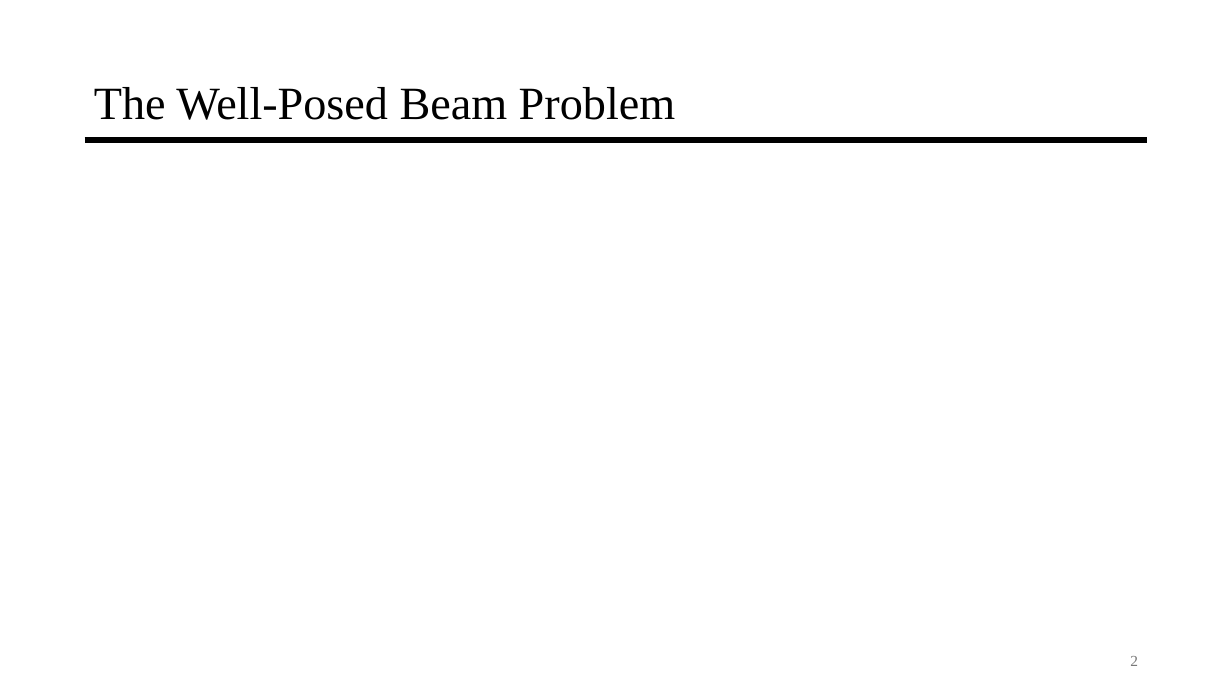
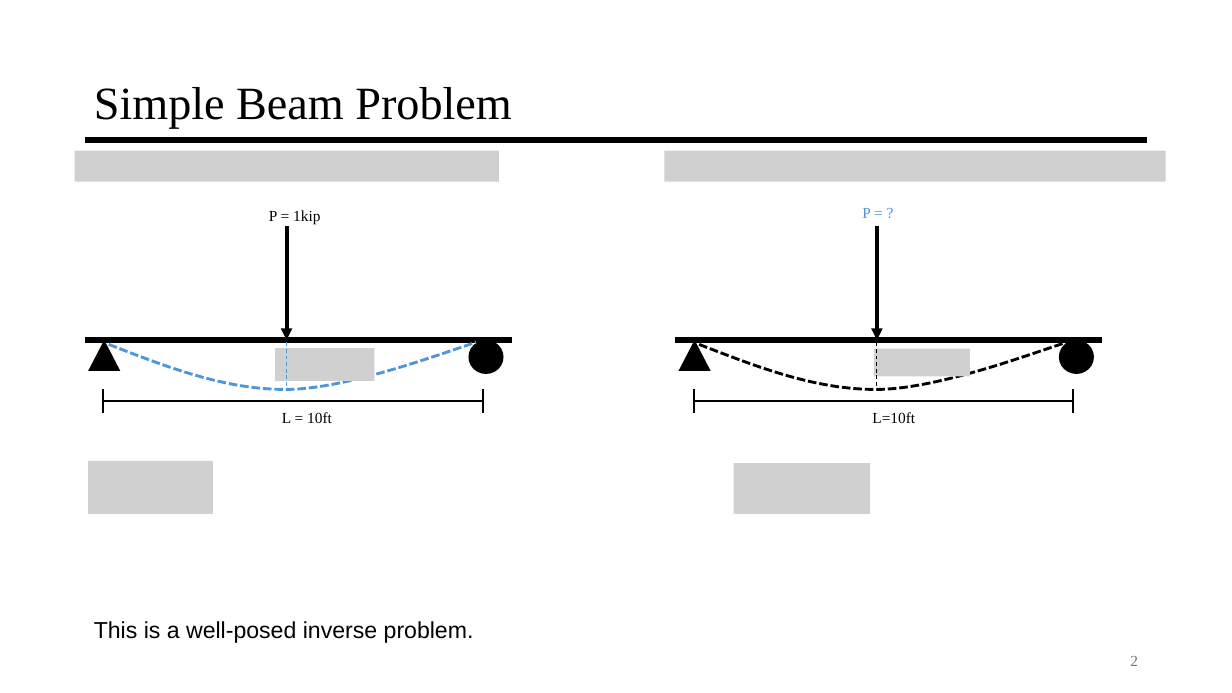
Before and after one commit to jyarch/inverse-mechanics-course, a slide deck: slide 2 of 1-Bridge-Problem/1-Bridge-Problem.pptx. Drawn at 1232x693 pixels with LibreOffice and Linux fonts; fonts in the diff are those of the drawing; grey boxes stand for pictures. Boxes give left, top, right and bottom in pixels: in the first picture for what was removed or moved away, otherwise in the second. Text is boxed around its words. In the diff, an @@ line names an element or a change of style, - is before the commit and + after.

Commit message:
intro slides - create 3 example problems
problem 1 - image blurring
problem 2 - simple beam problem, direct and inverse
problem 3 - simple beam problem with two materials

in addition, add more detail to definition slides

```diff
--- a/1-Bridge-Problem/1-Bridge-Problem.pptx
+++ b/1-Bridge-Problem/1-Bridge-Problem.pptx
@@ title at [94, 87, 511, 129]: text changed @@
-The Well-Posed Beam Problem
+Simple Beam Problem
@@ picture added at [75, 151, 499, 182] @@
@@ picture added at [665, 151, 1165, 182] @@
@@ group added at [85, 210, 512, 423]: 5 lines, 2 texts, 1 ellipse, 1 triangle, 1 arrow, 1 freeform shape, 1 picture @@
+L = 10ft
+P = 1kip
@@ group added at [676, 208, 1103, 423]: 5 lines, 2 texts, 1 ellipse, 1 triangle, 1 arrow, 1 freeform shape, 1 picture @@
+L=10ft
+P = ?
@@ picture added at [88, 461, 213, 514] @@
@@ picture added at [734, 463, 871, 514] @@
@@ text added at [94, 621, 474, 643], 18 pt, text #000000 @@
+This is a well-posed inverse problem.
```
Also in this commit, not shown: 1 other slide changed, 1 slide added, 1 other file.
